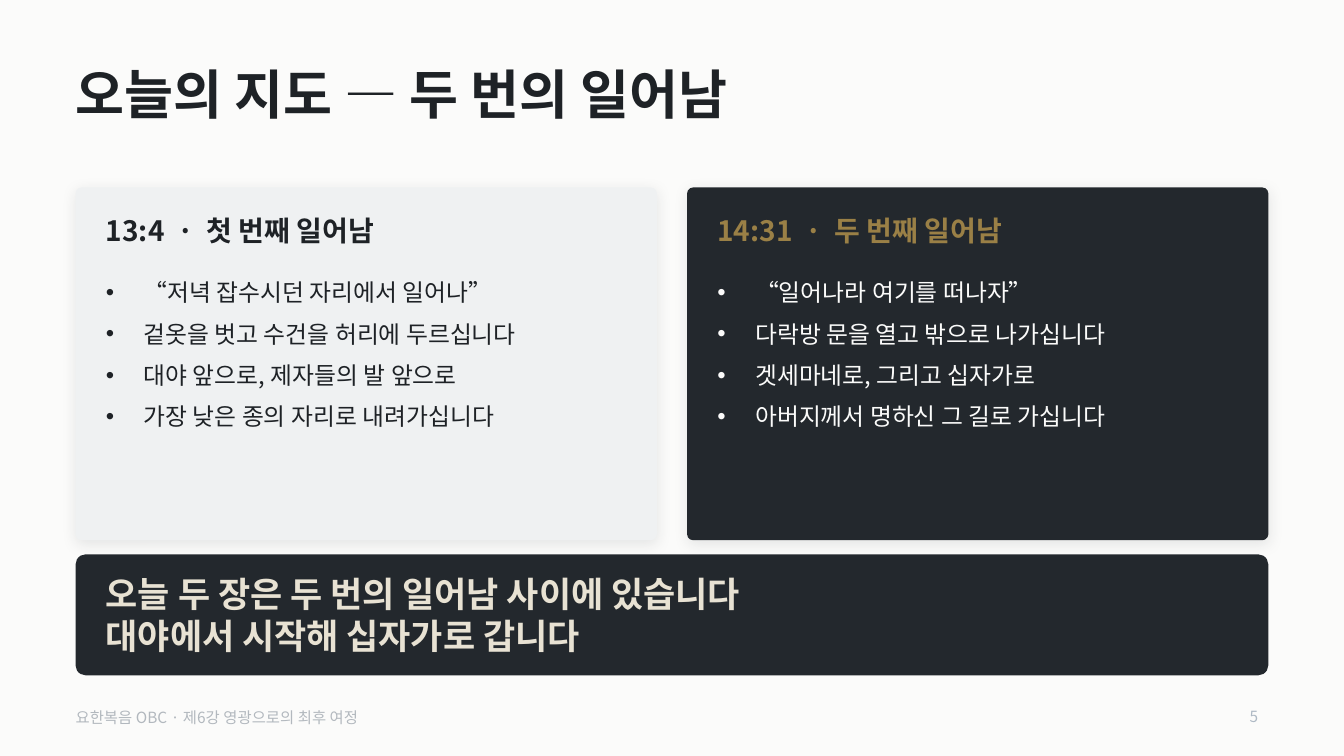
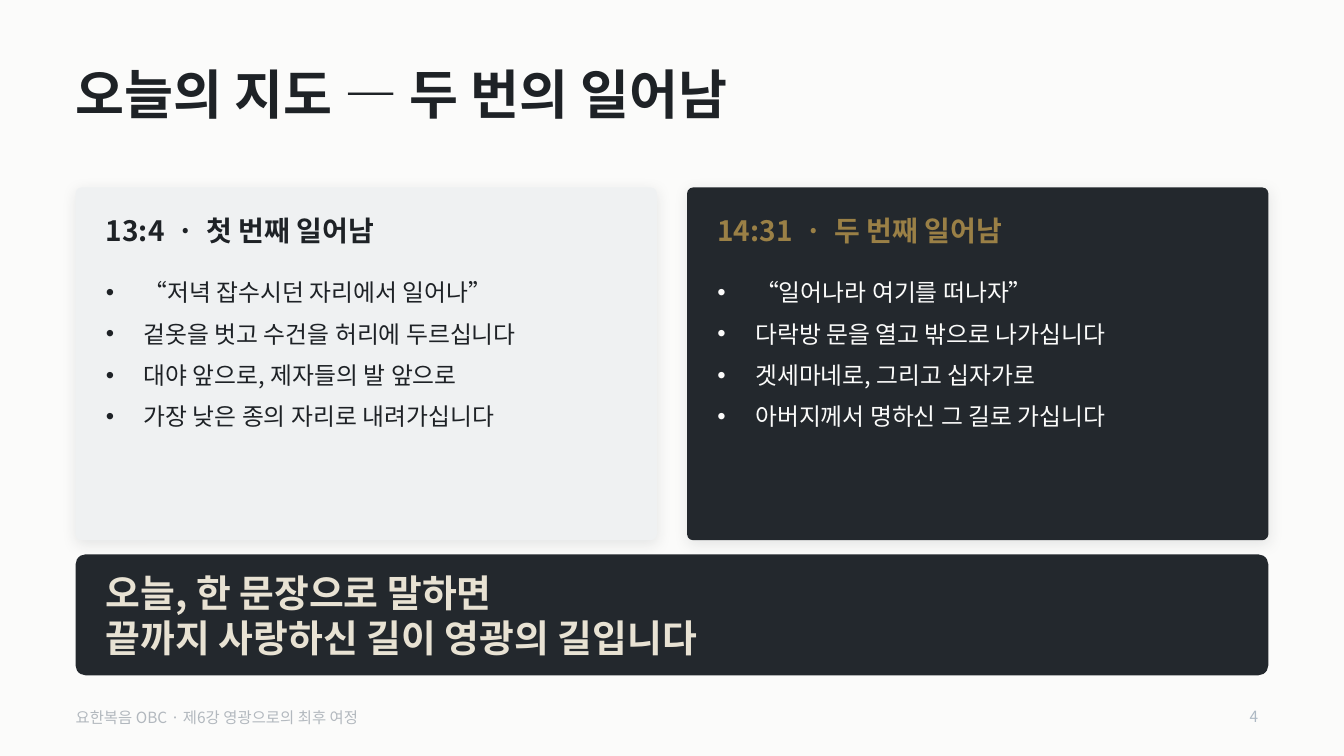
Before and after one commit to mio-modu/bible_GospelofJohn, a slide deck: slide 4 of dist/요한복음_6강_영광으로의_최후_여정.pptx (slide 5 before the commit). Drawn at 1344x756 pixels with LibreOffice and Linux fonts; fonts in the diff are those of the drawing. Boxes give left, top, right and bottom in pixels: in the first picture for what was removed or moved away, otherwise in the second. Text is boxed around its words. In the diff, an @@ line names an element or a change of style, - is before the commit and + after.

```diff
--- a/dist/요한복음_6강_영광으로의_최후_여정.pptx
+++ b/dist/요한복음_6강_영광으로의_최후_여정.pptx
@@ text at [106, 575, 697, 656]: text changed; size 25 to 27 pt @@
-오늘 두 장은 두 번의 일어남 사이에 있습니다
-대야에서 시작해 십자가로 갑니다
+오늘, 한 문장으로 말하면
+끝까지 사랑하신 길이 영광의 길입니다
@@ page number at [1250, 711, 1259, 722]: text changed @@
-5
+4
```
Also in this commit, not shown: 17 other slides changed, 22 slides removed, 12 other files.
